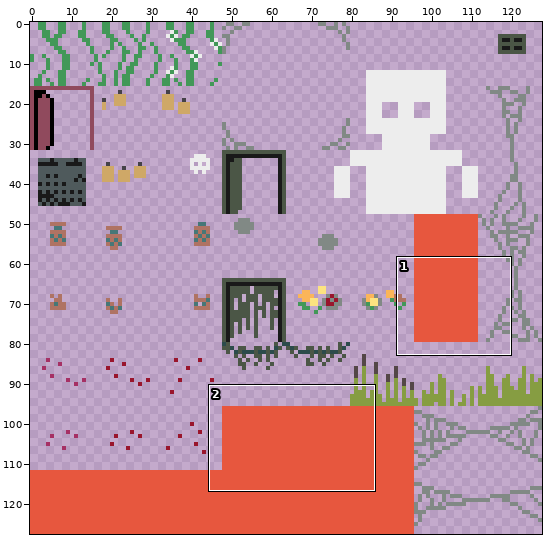
Two states of a sprite sheet, assets/sprites/atlases/on_solids.png. Above: a wide view before the commit, with the close-up outlined.
Close-up. Old version:
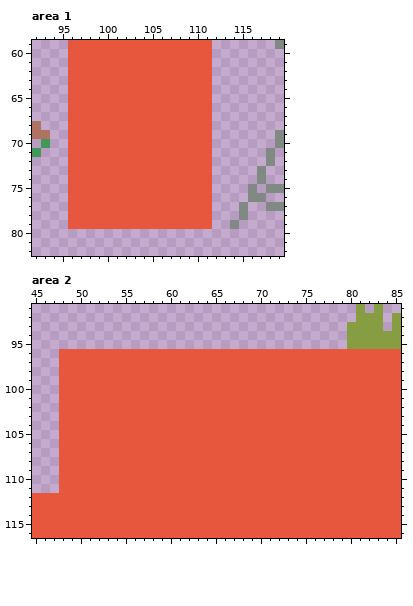
The file is 128x128 pixels. Shown: area 1: x 92..119, y 59..82; area 2: x 45..85, y 91..116.
The same view after the edit:
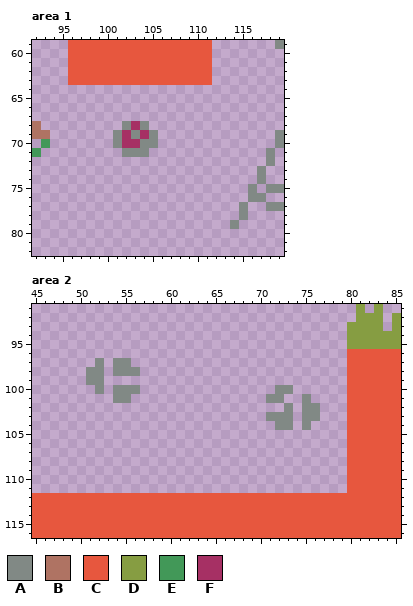
Palette (. is transparent): A #818985  B #af7363  C #e7573e  D #869d42  E #429858  F #a63064
The edit:
Area 1:
y 64..67: x 96..111 CCCCCCCCCCCCCCCC -> ................
y 68: x 96..111 CCCCCCCCCCCCCCCC -> ......AFA.......
y 69: x 96..111 CCCCCCCCCCCCCCCC -> .....AFAFA......
y 70: x 96..111 CCCCCCCCCCCCCCCC -> .....AFFAA......
y 71: x 96..111 CCCCCCCCCCCCCCCC -> ......AAA.......
y 72..79: x 96..111 CCCCCCCCCCCCCCCC -> ................
Area 2:
y 96: x 48..79 CCCCCCCCCCCCCCCCCCCCCCCCCCCCCCCC -> ................................
y 97: x 48..79 CCCCCCCCCCCCCCCCCCCCCCCCCCCCCCCC -> ....A.AA........................
y 98: x 48..79 CCCCCCCCCCCCCCCCCCCCCCCCCCCCCCCC -> ...AA.AAA.......................
y 99: x 48..79 CCCCCCCCCCCCCCCCCCCCCCCCCCCCCCCC -> ...AA...........................
y 100: x 48..79 CCCCCCCCCCCCCCCCCCCCCCCCCCCCCCCC -> ....A.AAA...............AA......
y 101: x 48..79 CCCCCCCCCCCCCCCCCCCCCCCCCCCCCCCC -> ......AA...............AA..A....
y 102: x 48..79 CCCCCCCCCCCCCCCCCCCCCCCCCCCCCCCC -> .........................A.AA...
y 103: x 48..79 CCCCCCCCCCCCCCCCCCCCCCCCCCCCCCCC -> .......................AAA.AA...
y 104: x 48..79 CCCCCCCCCCCCCCCCCCCCCCCCCCCCCCCC -> ........................AA.A....
y 105..111: x 48..79 CCCCCCCCCCCCCCCCCCCCCCCCCCCCCCCC -> ................................
Pixel boxes of the changes (left, top, right, bottom) in both close-ups:
changed: (68, 85, 212, 229)
changed: (59, 349, 347, 493)
